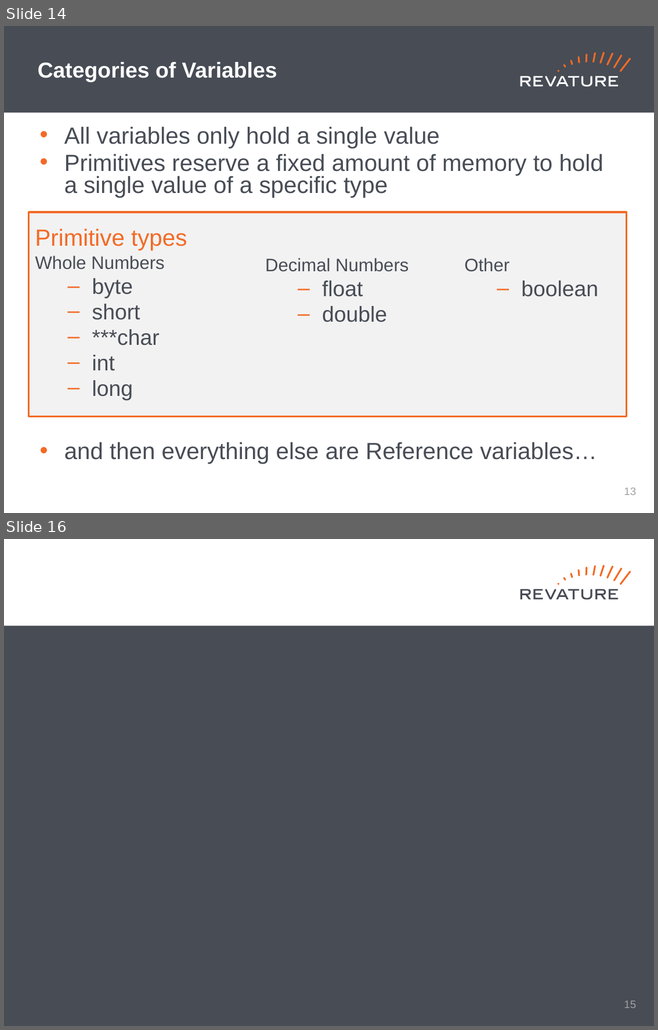
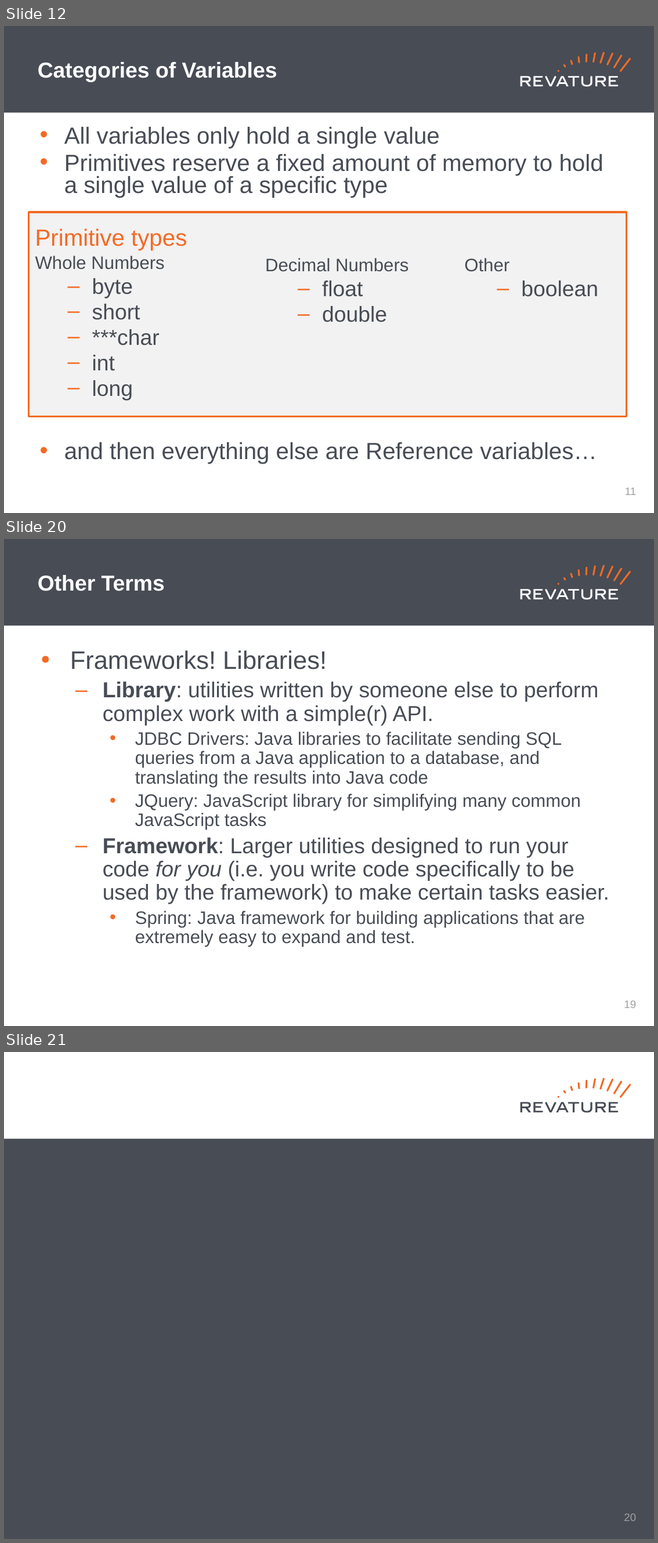
Before and after one commit to jhigherevature/8302021_RAP, a slide deck: powerpoints/Day_2.pptx. Shown one above the other, each under a label of ours: slides 14 and 16 before the commit, slides 12, 20 and 21 after it; the slides between them are not shown. The pictures are 658x1030 and 658x1543 pixels, drawn with LibreOffice and Linux fonts; fonts in the diff are those of the drawing. Boxes give left, top, right and bottom in pixels: in the first picture for what was removed or moved away, otherwise in the second. Text is boxed around its words. In the diff, an @@ line names an element or a change of style, - is before the commit and + after.

```diff
--- a/powerpoints/Day_2.pptx
+++ b/powerpoints/Day_2.pptx
@@ slide 20 added at (4,539,654,1026), background #FFFFFF; not listed: 19 template elements that a slide beside it also shows @@
@@ title added at (38,575,165,591), 24 pt, text #FFFFFF, bold @@
+Other Terms
@@ text added at (70,650,609,947), 20 pt, text #474C55 @@
+• Frameworks! Libraries!
+  – Library: utilities written by someone else to perform complex work with a simple(r) API.
+    • JDBC Drivers: Java libraries to facilitate sending SQL queries from a Java application to a database, and translating the results into Java code
+    • JQuery: JavaScript library for simplifying many common JavaScript tasks
+  – Framework: Larger utilities designed to run your code for you (i.e. you write code specifically to be used by the framework) to make certain tasks easier.
+    • Spring: Java framework for building applications that are extremely easy to expand and test.
@@ page number added at (623,1001,636,1008), 12 pt, text #A0A1A0 @@
+19
@@ what was slide 14 is now slide 12 @@
@@ page number at (625,488,636,495): text changed @@
-13
+11
@@ what was slide 16 is now slide 21 @@
@@ page number at (623,1514,636,1521): text changed @@
-15
+20
```
Also in this commit, not shown: 3 slides changed, 11 other slides added, 7 slides removed, 2 other files.
